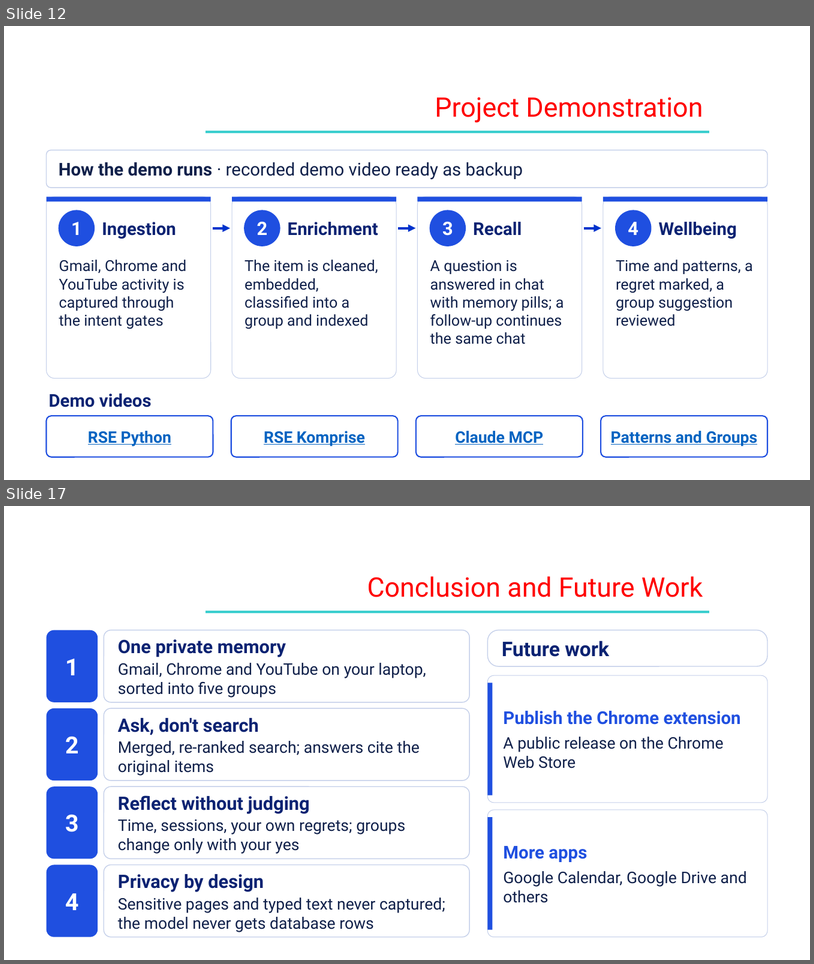
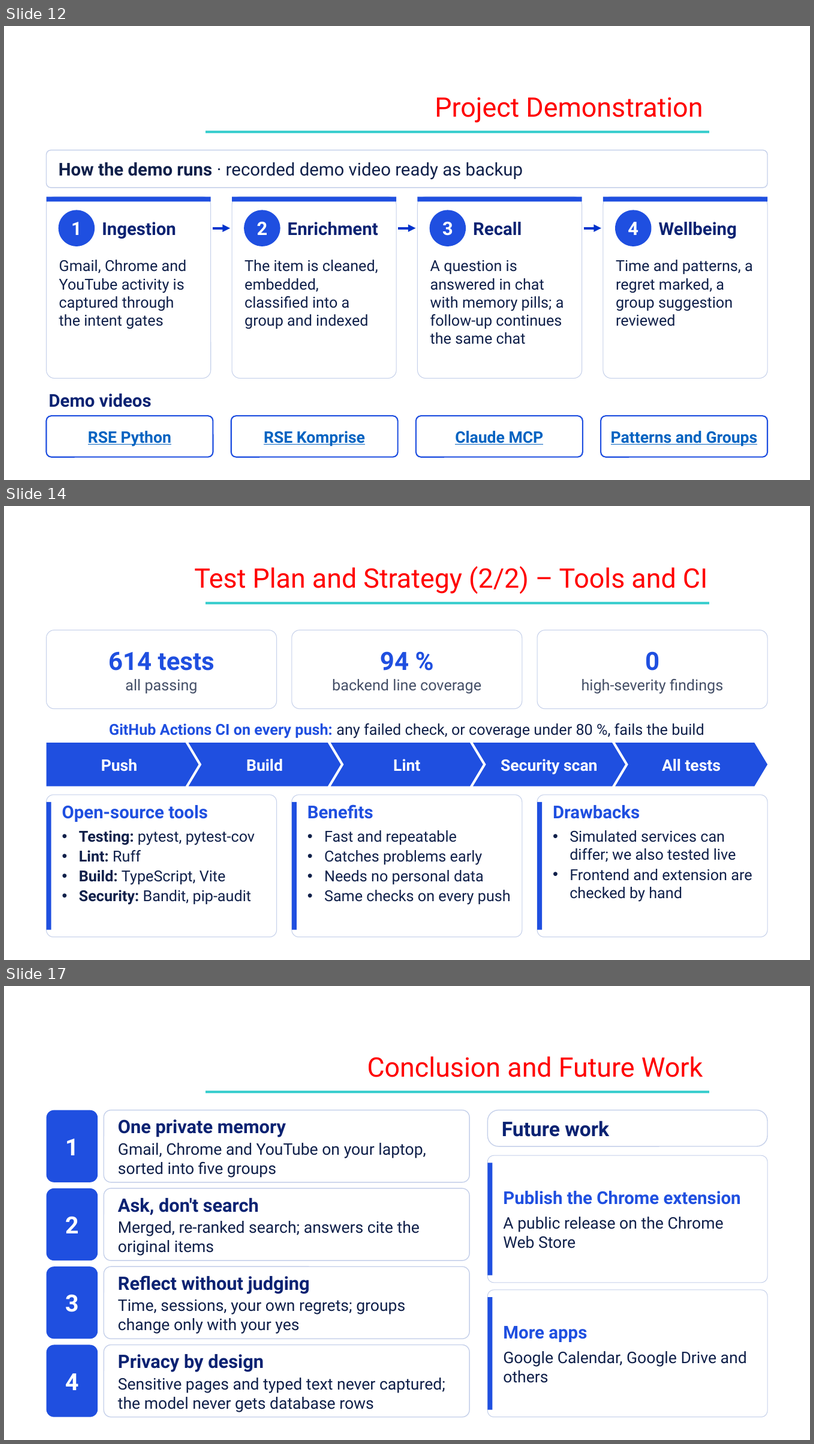
Before and after one commit to Shehzaad-khan/Efficient-Contextualized-History-Orchestrator-E.C.H.O, a slide deck: docs/Phase III/ECHO_Phase3_Review3.pptx. Shown one above the other, each under a label of ours: slides 12 and 17 before the commit, slides 12, 14 and 17 after it; the slides between them are not shown. The pictures are 814x964 and 814x1444 pixels, drawn with LibreOffice and Linux fonts; fonts in the diff are those of the drawing; background and template pictures are left out. Boxes give left, top, right and bottom in pixels: in the first picture for what was removed or moved away, otherwise in the second. Text is boxed around its words. In the diff, an @@ line names an element or a change of style, - is before the commit and + after.

```diff
--- a/docs/Phase III/ECHO_Phase3_Review3.pptx
+++ b/docs/Phase III/ECHO_Phase3_Review3.pptx
@@ slide 14 added at bbox=[4, 506, 810, 960], background picture (left out) @@
@@ text added at bbox=[194, 566, 708, 594], 32 pt, text #FF0000 @@
+Test Plan and Strategy (2/2) – Tools and CI
@@ rectangle added at bbox=[206, 601, 710, 604], fill #33CCCC @@
@@ rounded rectangle added at bbox=[47, 630, 277, 709], fill #FFFFFF, outline #C5D0EA 0.75 pt, 18 pt, text #455068 @@
+614 tests
+all passing
@@ rounded rectangle added at bbox=[292, 630, 522, 709], fill #FFFFFF, outline #C5D0EA 0.75 pt, 18 pt, text #455068 @@
+94 %
+backend line coverage
@@ rounded rectangle added at bbox=[537, 630, 768, 709], fill #FFFFFF, outline #C5D0EA 0.75 pt, 18 pt, text #455068 @@
+0
+high-severity findings
@@ text added at bbox=[109, 723, 704, 738], 18 pt, text #10204A @@
+GitHub Actions CI on every push: any failed check, or coverage under 80 %, fails the build
@@ pentagon arrow added at bbox=[47, 742, 199, 786], fill #1F4FE0, 19 pt, text #FFFFFF, bold @@
+Push
@@ chevron added at bbox=[189, 742, 341, 786], fill #1F4FE0, 19 pt, text #FFFFFF, bold @@
+Build
@@ chevron added at bbox=[331, 742, 484, 786], fill #1F4FE0, 19 pt, text #FFFFFF, bold @@
+Lint
@@ chevron added at bbox=[473, 742, 626, 786], fill #1F4FE0, 19 pt, text #FFFFFF, bold @@
+Security scan
@@ chevron added at bbox=[615, 742, 768, 786], fill #1F4FE0, 19 pt, text #FFFFFF, bold @@
+All tests
@@ rounded rectangle added at bbox=[47, 795, 277, 937], fill #FFFFFF at 97% opacity, outline #C5D0EA 0.75 pt @@
@@ rectangle added at bbox=[47, 802, 51, 930], fill #1F4FE0 @@
@@ text added at bbox=[62, 805, 255, 904], 18 pt, text #10204A @@
+Open-source tools
+• Testing: pytest, pytest-cov
+• Lint: Ruff
+• Build: TypeScript, Vite
+• Security: Bandit, pip-audit
@@ rounded rectangle added at bbox=[292, 795, 522, 937], fill #FFFFFF at 97% opacity, outline #C5D0EA 0.75 pt @@
@@ rectangle added at bbox=[292, 802, 297, 930], fill #1F4FE0 @@
@@ text added at bbox=[308, 804, 511, 904], 18 pt, text #10204A @@
+Benefits
+• Fast and repeatable
+• Catches problems early
+• Needs no personal data
+• Same checks on every push
@@ rounded rectangle added at bbox=[537, 795, 768, 937], fill #FFFFFF at 97% opacity, outline #C5D0EA 0.75 pt @@
@@ rectangle added at bbox=[537, 802, 542, 930], fill #1F4FE0 @@
@@ text added at bbox=[553, 805, 752, 901], 18 pt, text #10204A @@
+Drawbacks
+• Simulated services can differ; we also tested live
+• Frontend and extension are checked by hand
```
Also in this commit, not shown: 2 slides changed, 1 other slide added, 2 slides removed, 2 other files.
